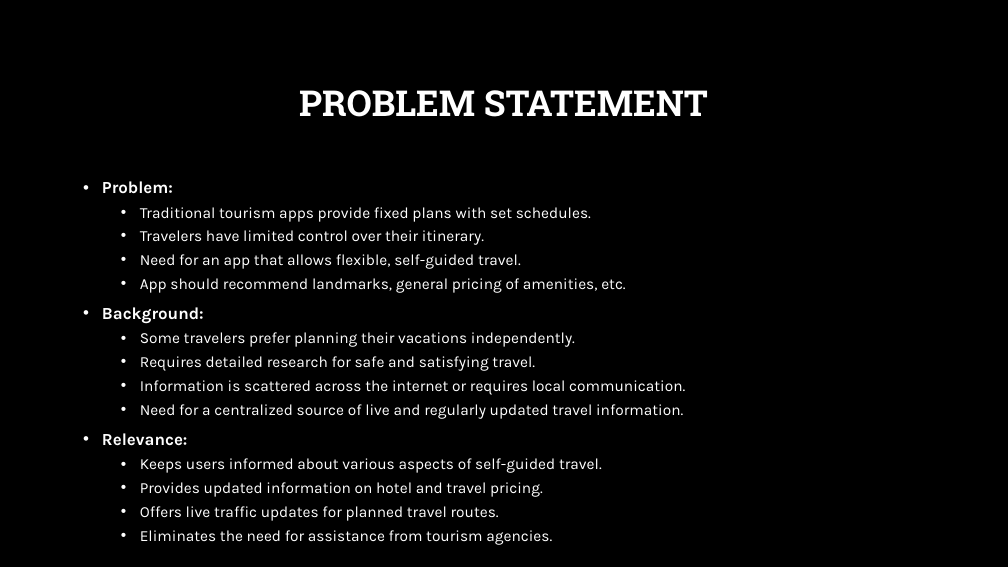
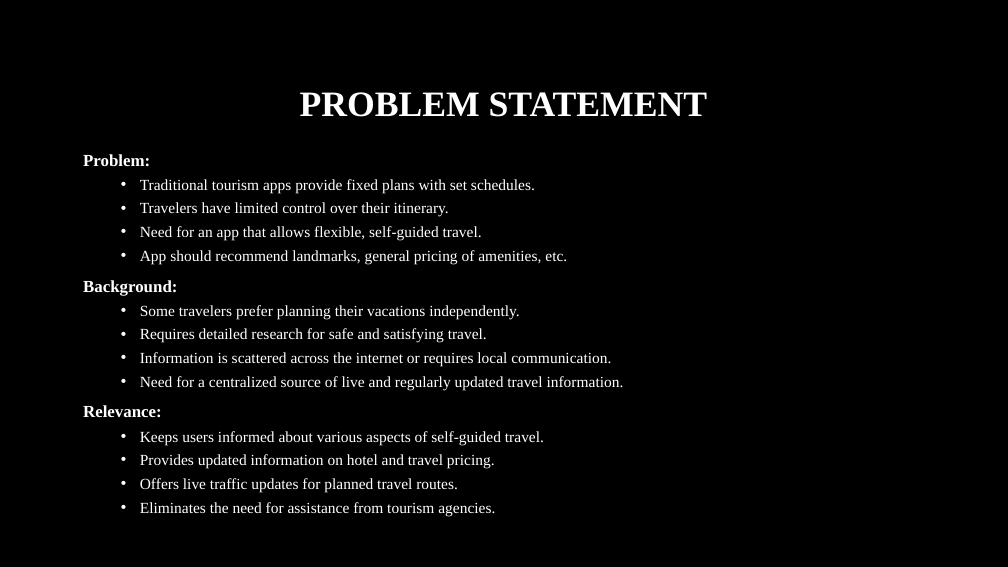
Before and after one commit to Dibya-Bharat/Major_project, a slide deck: slide 3 of Report/Tourism Recommendation Application.pptx. Drawn at 1008x567 pixels with LibreOffice and Linux fonts; fonts in the diff are those of the drawing; background and template pictures are left out. Boxes give left, top, right and bottom in pixels: in the first picture for what was removed or moved away, otherwise in the second. Text is boxed around its words. In the diff, an @@ line names an element or a change of style, - is before the commit and + after.

```diff
--- a/Report/Tourism Recommendation Application.pptx
+++ b/Report/Tourism Recommendation Application.pptx
@@ title "PROBLEM STATEMENT" at [300, 92, 707, 117]: font Roboto Slab to Times New Roman @@
@@ text "Problem:": place and size @@
-text "Problem:" at [102, 181, 685, 545]
+text "Problem:" at [83, 154, 624, 517]
@@ text "Problem:" at [83, 154, 624, 517]: font Karla to Times New Roman; bullet • to none @@
```
Also in this commit, not shown: 11 other slides changed, 3 slides added, 3 slides removed.
